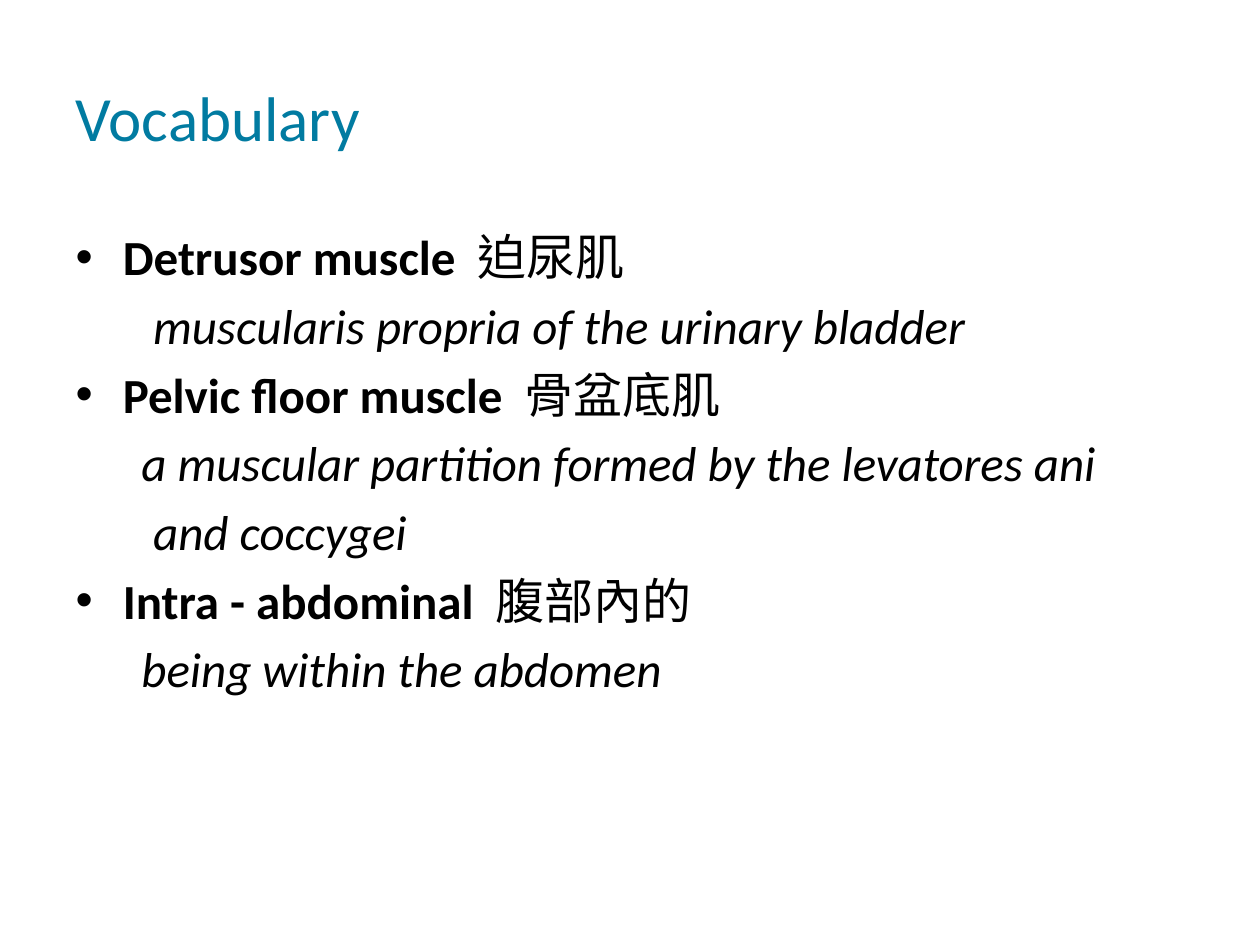
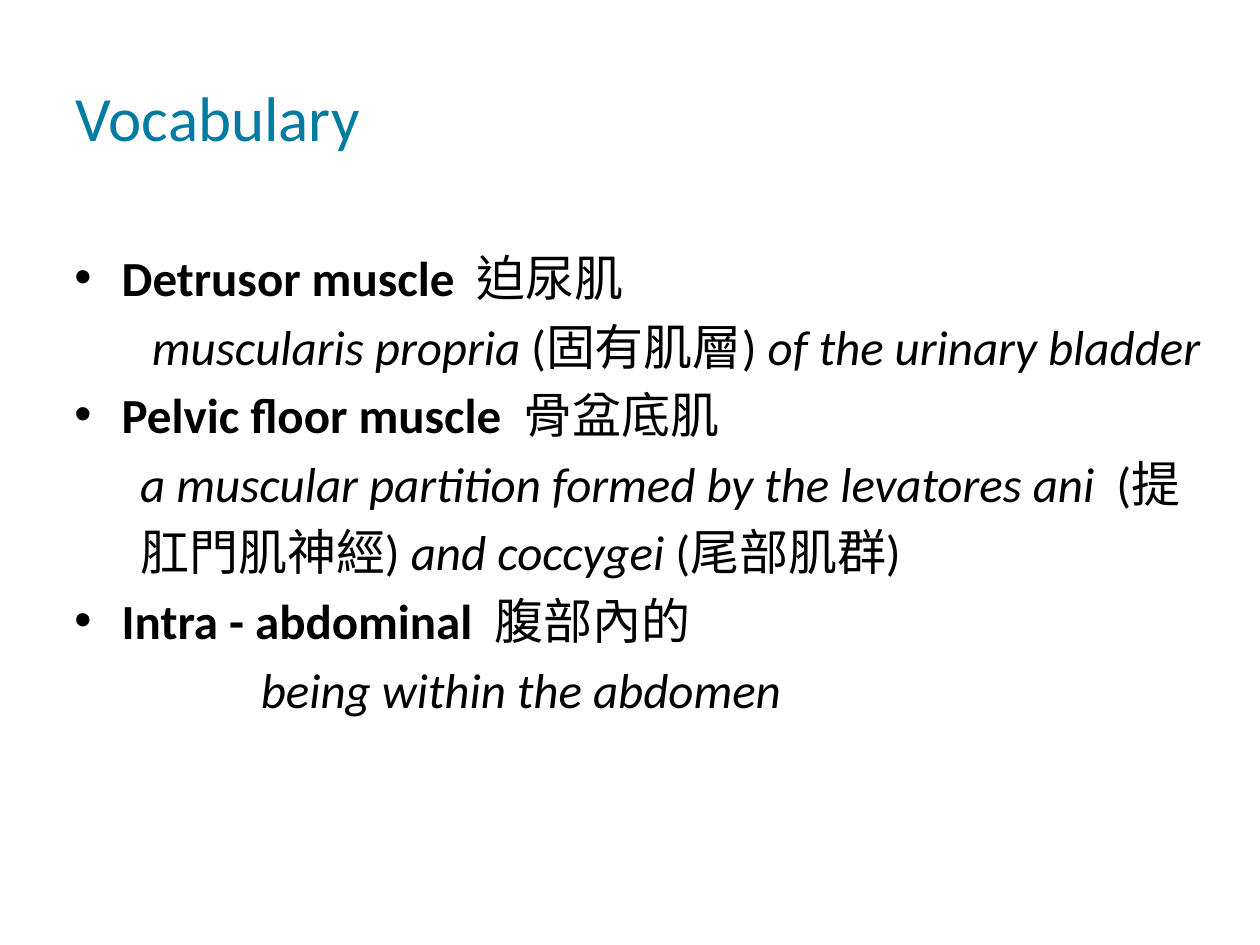
Before and after one commit to QuocVoong/R-Study-Lists, a slide deck: slide 4 of Medicine/5855_stethoscope_ppt/5855.pptx. Drawn at 1260x945 pixels with LibreOffice and Linux fonts; fonts in the diff are those of the drawing; background and template pictures are left out. Boxes give left, top, right and bottom in pixels: in the first picture for what was removed or moved away, otherwise in the second. Text is boxed around its words. In the diff, an @@ line names an element or a change of style, - is before the commit and + after.

```diff
--- a/Medicine/5855_stethoscope_ppt/5855.pptx
+++ b/Medicine/5855_stethoscope_ppt/5855.pptx
@@ text "Detrusor muscle 迫尿肌": place and size @@
-text "Detrusor muscle 迫尿肌" at (123,234,1096,696)
+text "Detrusor muscle 迫尿肌" at (122,255,1200,717)
@@ text at (152,324,1200,373): text changed @@
-muscularis propria of the urinary bladder
+muscularis propria (固有肌層) of the urinary bladder
@@ text at (140,462,1180,579): text changed @@
-a muscular partition formed by the levatores ani
-and coccygei
+a muscular partition formed by the levatores ani (提
+肛門肌神經) and coccygei (尾部肌群)
```
Also in this commit, not shown: 4 other slides changed.
